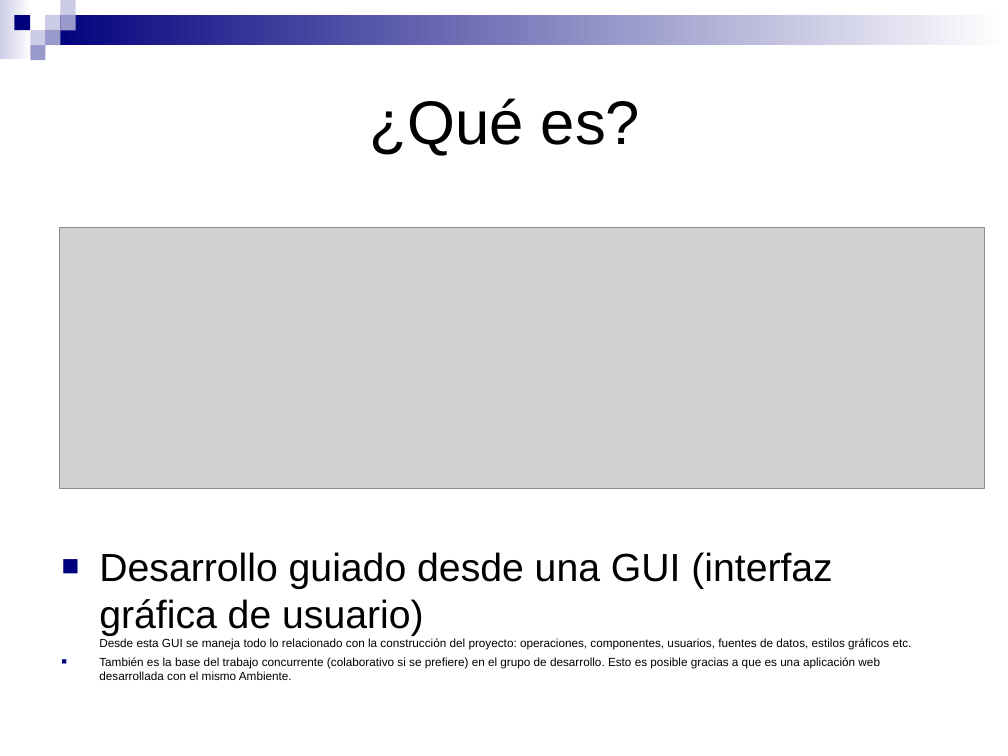
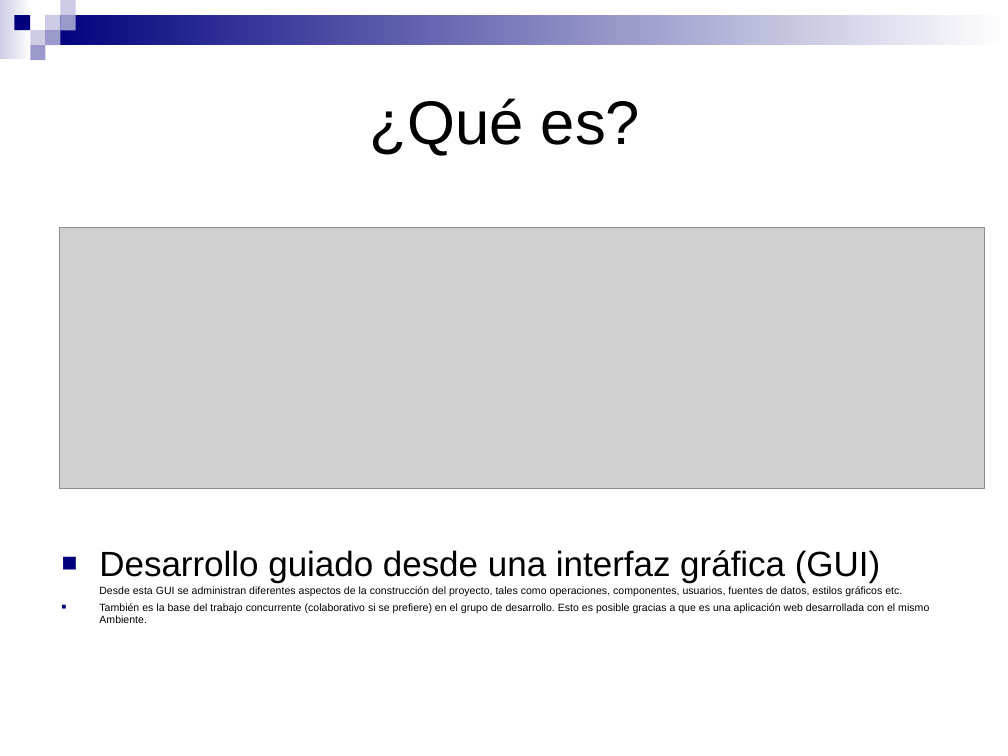
Before and after one commit to SIU-Toba/framework, a slide deck: slide 3 of doc/presentacion/Jornadas JAIIO.ppt. Drawn at 1008x756 pixels with LibreOffice and Linux fonts; fonts in the diff are those of the drawing; grey boxes stand for pictures. Boxes give left, top, right and bottom in pixels: in the first picture for what was removed or moved away, otherwise in the second. Text is boxed around its words. In the diff, an @@ line names an element or a change of style, - is before the commit and + after.

Commit message:
* Se puede agregar una dependencia al ci en ejecución {{{$this->agregar_dependencia($id, $proyecto, $objeto)}}}  * Nuevo CI que puede englobar a los constructores de objetos  * Nuevos formateos para la columna de cuadros (muestra imagenes de toba o del proyecto)  * Nueva version para la presentación

```diff
--- a/doc/presentacion/Jornadas JAIIO.ppt
+++ b/doc/presentacion/Jornadas JAIIO.ppt
@@ text at (99,550,902,596): text changed; size 8.4 to 7.5 pt @@
-■ Desarrollo guiado desde una GUI (interfaz gráfica de usuario)
-  Desde esta GUI se maneja todo lo relacionado con la construcción del proyecto: operaciones, componentes, usuarios, fuentes de datos, estilos gráficos etc.
+■ Desarrollo guiado desde una interfaz gráfica (GUI)
+  Desde esta GUI se administran diferentes aspectos de la construcción del proyecto, tales como operaciones, componentes, usuarios, fuentes de datos, estilos gráficos etc.
@@ text at (99,603,929,623): size 8.4 to 7.5 pt in "También es la base del trabajo concurrente ..." @@
```
Also in this commit, not shown: 4 other slides changed, 8 other files.
